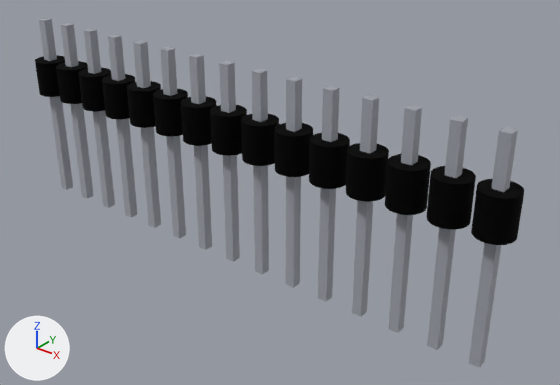
The glTF model parts/pin-header-1x15/pin-header-1x15.glb: old version first, new version second.
One viewpoint serves both versions: a 50 mm lens placed at (0.0307, -0.0333, 0.0188), pointed at (0.0029, 0.0014, -0.0027). The axes (+X, +Y, +Z) are drawn at lower left. The lights are the same throughout. The picture after the commit comes second. Vertices at exactly the same position are counted once.
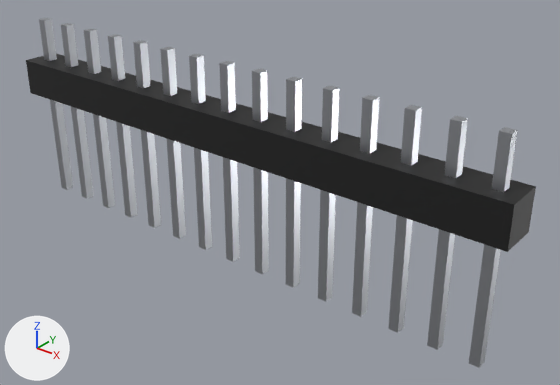
What differs and where, as boxes [x1, y1, x2, y2] in the pictures (560 x 385 px):
```json
{"object": "housing-15", "change": "surface changed, reshaped", "before": [471, 179, 524, 245], "after": [459, 173, 536, 252], "on screen": "lighter, 44% wider, 19% taller"}
{"object": "housing-14", "change": "surface changed, reshaped", "before": [427, 166, 476, 230], "after": [415, 161, 487, 236], "on screen": "lighter, 46% wider, 17% taller"}
{"object": "pin-15", "change": "surface changed", "before": [469, 127, 518, 368], "after": [469, 127, 518, 368]}
{"object": "housing-13", "change": "surface changed, reshaped", "before": [385, 154, 431, 215], "after": [373, 149, 442, 221], "on screen": "lighter, 49% wider, 18% taller"}
{"object": "pin-14", "change": "surface changed", "before": [427, 116, 468, 350], "after": [427, 116, 468, 350]}
{"object": "housing-12", "change": "surface changed, reshaped", "before": [346, 143, 389, 202], "after": [334, 139, 400, 207], "on screen": "lighter, 52% wider, 15% taller"}
{"object": "pin-13", "change": "surface changed", "before": [388, 105, 422, 333], "after": [388, 105, 422, 333]}
{"object": "pin-12", "change": "surface changed", "before": [352, 95, 379, 317], "after": [352, 95, 379, 317]}
{"object": "housing-11", "change": "surface changed, reshaped", "before": [309, 133, 350, 189], "after": [297, 129, 360, 194], "on screen": "lighter, 52% wider, 16% taller"}
{"object": "pin-11", "change": "surface changed", "before": [318, 86, 339, 302], "after": [318, 86, 339, 302]}
{"object": "pin-10", "change": "surface changed", "before": [285, 77, 302, 288], "after": [285, 77, 302, 288]}
{"object": "housing-10", "change": "surface changed, reshaped", "before": [275, 123, 313, 177], "after": [263, 120, 322, 182], "on screen": "lighter, 54% wider, 15% taller"}
{"object": "pin-9", "change": "surface changed", "before": [252, 69, 269, 274], "after": [252, 69, 269, 274]}
{"object": "housing-9", "change": "surface changed, reshaped", "before": [241, 114, 279, 166], "after": [230, 112, 286, 170], "on screen": "lighter"}
{"object": "pin-8", "change": "surface changed", "before": [219, 61, 240, 262], "after": [219, 61, 240, 262]}
{"object": "pin-7", "change": "surface changed", "before": [189, 54, 212, 250], "after": [189, 54, 212, 250]}
{"object": "housing-8", "change": "surface changed, reshaped", "before": [210, 105, 247, 156], "after": [199, 103, 252, 160], "on screen": "lighter"}
{"object": "pin-6", "change": "surface changed", "before": [160, 47, 186, 239], "after": [160, 47, 186, 239]}
{"object": "pin-5", "change": "surface changed", "before": [133, 40, 161, 228], "after": [133, 40, 161, 228]}
{"object": "housing-7", "change": "surface changed, reshaped", "before": [181, 96, 217, 146], "after": [170, 95, 221, 150], "on screen": "lighter"}
{"object": "pin-4", "change": "surface changed", "before": [108, 34, 138, 217], "after": [108, 34, 138, 217]}
{"object": "pin-3", "change": "surface changed", "before": [84, 29, 115, 208], "after": [84, 29, 115, 208]}
{"object": "housing-6", "change": "surface changed, reshaped", "before": [153, 89, 188, 136], "after": [143, 87, 191, 140], "on screen": "lighter"}
{"object": "pin-2", "change": "surface changed", "before": [61, 23, 94, 199], "after": [61, 23, 94, 199]}
{"object": "pin-1", "change": "surface changed", "before": [39, 18, 73, 190], "after": [39, 18, 73, 190]}
{"object": "housing-5", "change": "surface changed, reshaped", "before": [127, 81, 161, 128], "after": [117, 80, 163, 131], "on screen": "lighter"}
{"object": "housing-4", "change": "surface changed, reshaped", "before": [102, 74, 135, 119], "after": [92, 73, 137, 123], "on screen": "lighter"}
{"object": "housing-3", "change": "surface changed, reshaped", "before": [79, 68, 111, 112], "after": [69, 66, 111, 115], "on screen": "lighter"}
{"object": "housing-2", "change": "surface changed, reshaped", "before": [56, 61, 88, 104], "after": [47, 60, 88, 107]}
{"object": "housing-1", "change": "surface changed, reshaped", "before": [35, 55, 65, 97], "after": [26, 54, 65, 100]}
{"part": 1, "of": "me_mesh_0", "change": "built on", "before": [35, 55, 524, 245], "after": [26, 54, 536, 252]}
```

The change, as JSON lines over the scene's bpy script:
```json
{"op": "set", "path": "mat_mat_0.metallic", "old": "1.0", "new": "0.0"}
{"op": "set", "path": "mat_mat_0.roughness", "old": "1.0", "new": "0.52"}
{"op": "set", "path": "mat_mat_1.roughness", "old": "1.0", "new": "0.36"}
{"block": "me_mesh_0", "where": "# used by ob_housing_1; parent = ob_node_0; location = (-0.0178, -0.00127, 0.0)"}
{"op": "remove", "block": "me_mesh_0", "code": "me_mesh_0.from_pydata(...)  # 84 vertices, 164 faces; spans x -0.00112..0.00112, y -0.00127..0.00127, z -0.00112..0.00112"}
{"op": "add", "block": "me_mesh_0", "code": "me_mesh_0.from_pydata(...)  # 8 vertices, 12 faces; spans x -0.00127..0.00127, y -0.00127..0.00127, z -0.00127..0.00127"}
{"block": "me_mesh_0", "change": "me_mesh_0 part 1: the whole mesh is rebuilt"}
{"op": "add", "block": "me_mesh_2_1", "code": ["me_mesh_2_1 = me_mesh_1.copy(); me_mesh_2_1.name = 'Mesh_2'  # the mesh of ob_pin_15"]}
{"op": "set", "path": "ob_housing_7", "old": "bpy.data.objects.new('housing-7', me_mesh_4)", "new": "bpy.data.objects.new('housing-7', me_mesh_0)"}
{"op": "set", "path": "ob_pin_7", "old": "bpy.data.objects.new('pin-7', me_mesh_1)", "new": "bpy.data.objects.new('pin-7', me_mesh_2_1)"}
{"op": "set", "path": "ob_housing_8", "old": "bpy.data.objects.new('housing-8', me_mesh_5)", "new": "bpy.data.objects.new('housing-8', me_mesh_0)"}
{"op": "set", "path": "ob_pin_8", "old": "bpy.data.objects.new('pin-8', me_mesh_1)", "new": "bpy.data.objects.new('pin-8', me_mesh_2_1)"}
{"op": "set", "path": "ob_housing_9", "old": "bpy.data.objects.new('housing-9', me_mesh_4)", "new": "bpy.data.objects.new('housing-9', me_mesh_0)"}
{"op": "set", "path": "ob_pin_9", "old": "bpy.data.objects.new('pin-9', me_mesh_1)", "new": "bpy.data.objects.new('pin-9', me_mesh_2_1)"}
{"op": "set", "path": "ob_housing_10", "old": "bpy.data.objects.new('housing-10', me_mesh_4)", "new": "bpy.data.objects.new('housing-10', me_mesh_0)"}
{"op": "set", "path": "ob_pin_10", "old": "bpy.data.objects.new('pin-10', me_mesh_1)", "new": "bpy.data.objects.new('pin-10', me_mesh_2_1)"}
{"op": "set", "path": "ob_housing_11", "old": "bpy.data.objects.new('housing-11', me_mesh_4)", "new": "bpy.data.objects.new('housing-11', me_mesh_0)"}
{"op": "set", "path": "ob_pin_11", "old": "bpy.data.objects.new('pin-11', me_mesh_1)", "new": "bpy.data.objects.new('pin-11', me_mesh_2_1)"}
{"op": "set", "path": "ob_pin_12", "old": "bpy.data.objects.new('pin-12', me_mesh_1)", "new": "bpy.data.objects.new('pin-12', me_mesh_2_1)"}
{"op": "set", "path": "ob_pin_13", "old": "bpy.data.objects.new('pin-13', me_mesh_1)", "new": "bpy.data.objects.new('pin-13', me_mesh_2_1)"}
{"op": "set", "path": "ob_housing_14", "old": "bpy.data.objects.new('housing-14', me_mesh_6)", "new": "bpy.data.objects.new('housing-14', me_mesh_0)"}
{"op": "set", "path": "ob_pin_14", "old": "bpy.data.objects.new('pin-14', me_mesh_1)", "new": "bpy.data.objects.new('pin-14', me_mesh_2_1)"}
{"op": "set", "path": "ob_pin_15", "old": "bpy.data.objects.new('pin-15', me_mesh_1)", "new": "bpy.data.objects.new('pin-15', me_mesh_2_1)"}
```
